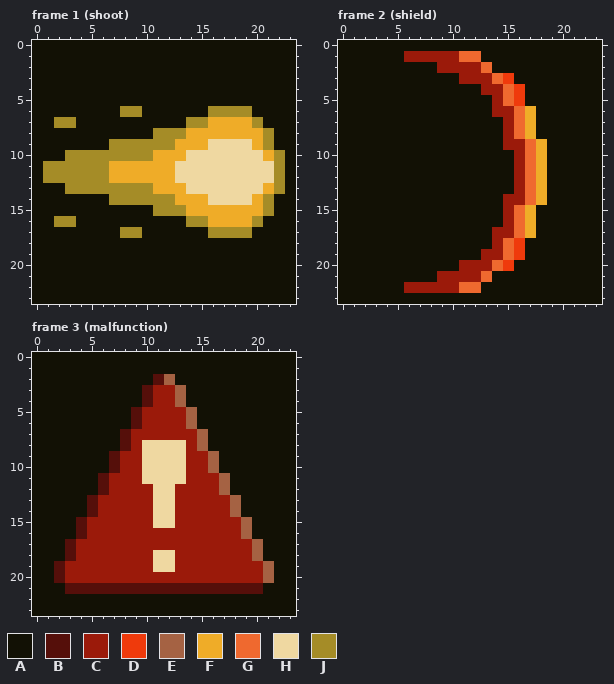
One commit to this pixel-art file: gfx/dice-faces.aseprite. Above: the version before the commit.
24x24 pixels, 3 frames. Shown: frame 1 (shoot), frame 2 (shield), frame 3 (malfunction).
Palette (. is transparent): A #121105  B #550f0a  C #9b1a0a  D #ef3a0c  E #a56243  F #efac28  G #ef692f  H #efd8a1  J #a58c27
And afterwards:
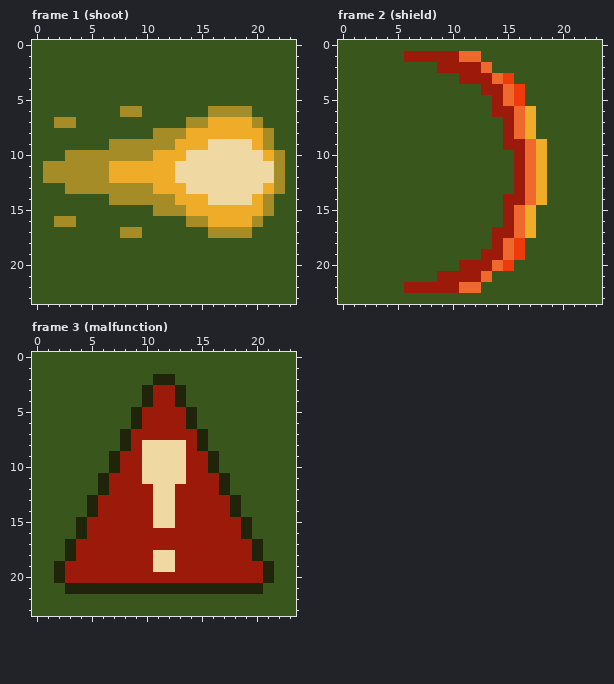
The commit says: Set a background colour for the dice faces
Changes in this commit:
Colour A changes from #121105 to #39571c.
Colour B changes from #550f0a to #1f240a.
Frame 3 (malfunction), layer "Layer 2":
The author changed colour E to colour B in row 2 at x 12; in rows 3 to 4 at x 13; in rows 5 to 6 at x 14; in rows 7 to 8 at x 15; in rows 9 to 10 at x 16; in rows 11 to 12 at x 17.
The author changed colour E to colour B in rows 13 to 14 at x 18; in rows 15 to 16 at x 19; in rows 17 to 18 at x 20; in rows 19 to 20 at x 21.
Changed places in both pictures, as pixel boxes (x1, y1, x2, y2):
changed: (32, 40, 296, 304)
changed: (338, 40, 602, 304)
changed: (32, 352, 296, 616)
